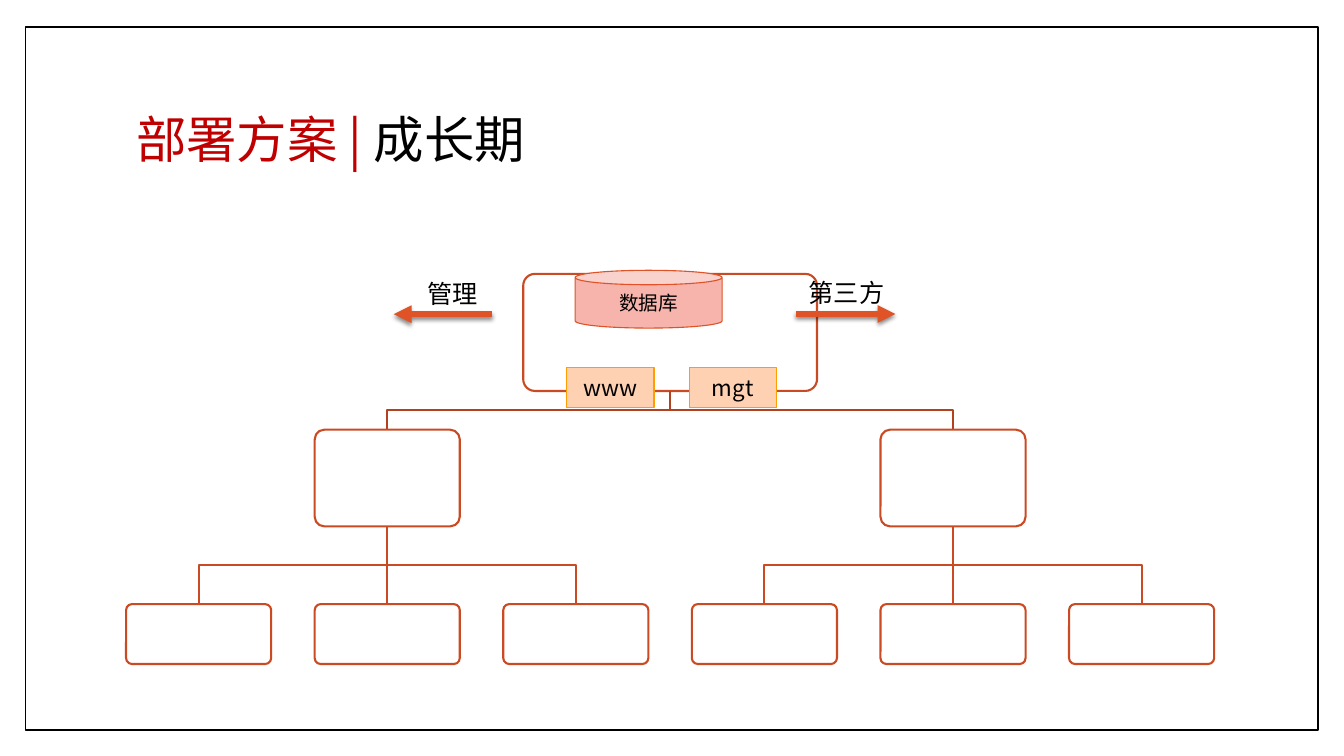
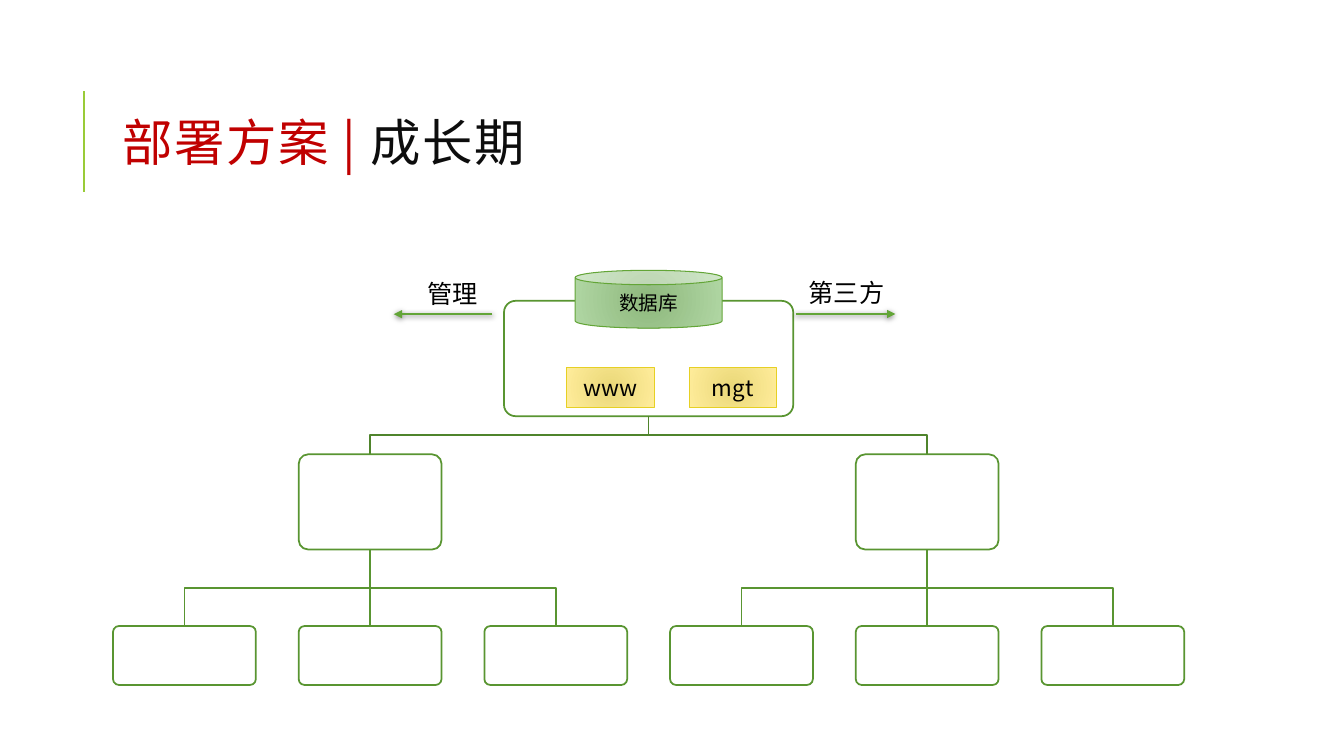
Before and after one commit to jzgi/chainsmart, a slide deck: slide 19 of Docs/品链供销.pptx. Drawn at 1344x756 pixels with LibreOffice and Linux fonts; fonts in the diff are those of the drawing. Boxes give left, top, right and bottom in pixels: in the first picture for what was removed or moved away, otherwise in the second. Text is boxed around its words. In the diff, an @@ line names an element or a change of style, - is before the commit and + after.

```diff
--- a/Docs/品链供销.pptx
+++ b/Docs/品链供销.pptx
@@ rectangle removed at [25, 27, 1318, 730] @@
@@ title "部署方案 | 成长期": place and size @@
-title "部署方案 | 成长期" at [136, 115, 525, 162]
+title "部署方案 | 成长期" at [123, 118, 524, 165]
@@ title "部署方案 | 成长期" at [123, 118, 524, 165]: text colour #000000 to #0D0D0D in "成长期"; letter spacing 0 to 1 pt; line spacing 0.9 to 0.8 @@
@@ line added from (84, 192) to (84, 91), #99CB38 1.5 pt @@
@@ cylinder "数据库" at [576, 270, 723, 328]: fill #F7B5AD to gradient #8FB87D to #B2D7A4; outline #DF5327 0.79 pt to #63A537 0.75 pt @@
@@ arrow (493, 315) - (394, 315): stroke #DF5327 4.25 pt to #63A537 1.5 pt @@
@@ rounded rectangle: place and size @@
-rounded rectangle at [523, 274, 817, 391]
+rounded rectangle at [504, 301, 793, 416]
@@ text "应用服务器" rewrapped from [611, 315, 730, 329] to [589, 367, 708, 372] @@
@@ arrow (796, 315) - (895, 315): stroke #DF5327 4.25 pt to #63A537 1.5 pt @@
@@ rectangle "www" at [567, 367, 653, 407]: fill #FFD1B4 to gradient #EAD979 to #FFED9C; outline #FE9E00 0.79 pt to #E6D024 0.75 pt @@
@@ rectangle "mgt" at [690, 367, 776, 407]: fill #FFD1B4 to gradient #EAD979 to #FFED9C; outline #FE9E00 0.79 pt to #E6D024 0.75 pt @@
@@ freeform shape: place and size @@
-freeform shape at [387, 391, 670, 430]
+freeform shape at [370, 416, 648, 455]
@@ freeform shape at [370, 416, 648, 455]: outline #B3421F 1.5 pt to #4F842C 1.25 pt @@
@@ freeform shape at [648, 416, 927, 455]: outline #B3421F 1.5 pt to #4F842C 1.25 pt @@
@@ freeform shape: place and size @@
-freeform shape at [670, 391, 954, 430]
+freeform shape at [648, 416, 927, 455]
@@ 3 freeform shapes, 1 rounded rectangle: place and size @@
-3 freeform shapes, 1 rounded rectangle at [199, 430, 576, 604]
+3 freeform shapes, 1 rounded rectangle at [185, 455, 556, 626]
@@ outline #CA4B23 1.5 pt to #5A9632 1.25 pt in 15 elements at [113, 626, 256, 685], [298, 626, 442, 685], [185, 549, 370, 626], [365, 549, 375, 626], [485, 626, 628, 685], [370, 549, 556, 626], [298, 455, 442, 549], [670, 626, 814, 685], [742, 549, 928, 626], [923, 549, 933, 626], [856, 626, 999, 685], [928, 549, 1113, 626], [504, 301, 793, 416], [1042, 626, 1185, 685], [856, 455, 999, 549] @@
@@ 2 freeform shapes, 1 rounded rectangle: place and size @@
-2 freeform shapes, 1 rounded rectangle at [881, 430, 1141, 604]
+2 freeform shapes, 1 rounded rectangle at [856, 455, 1113, 626]
@@ freeform shape: place and size @@
-freeform shape at [764, 526, 953, 604]
+freeform shape at [742, 549, 928, 626]
@@ rounded rectangle: place and size @@
-rounded rectangle at [126, 604, 271, 663]
+rounded rectangle at [113, 626, 256, 685]
@@ rounded rectangle: place and size @@
-rounded rectangle at [315, 604, 460, 663]
+rounded rectangle at [298, 626, 442, 685]
@@ rounded rectangle: place and size @@
-rounded rectangle at [503, 604, 648, 663]
+rounded rectangle at [485, 626, 628, 685]
@@ rounded rectangle: place and size @@
-rounded rectangle at [692, 604, 837, 663]
+rounded rectangle at [670, 626, 814, 685]
@@ rounded rectangle: place and size @@
-rounded rectangle at [881, 604, 1026, 663]
+rounded rectangle at [856, 626, 999, 685]
@@ rounded rectangle: place and size @@
-rounded rectangle at [1070, 604, 1215, 663]
+rounded rectangle at [1042, 626, 1185, 685]
```
Also in this commit, not shown: 27 other slides changed, 28 other files.
